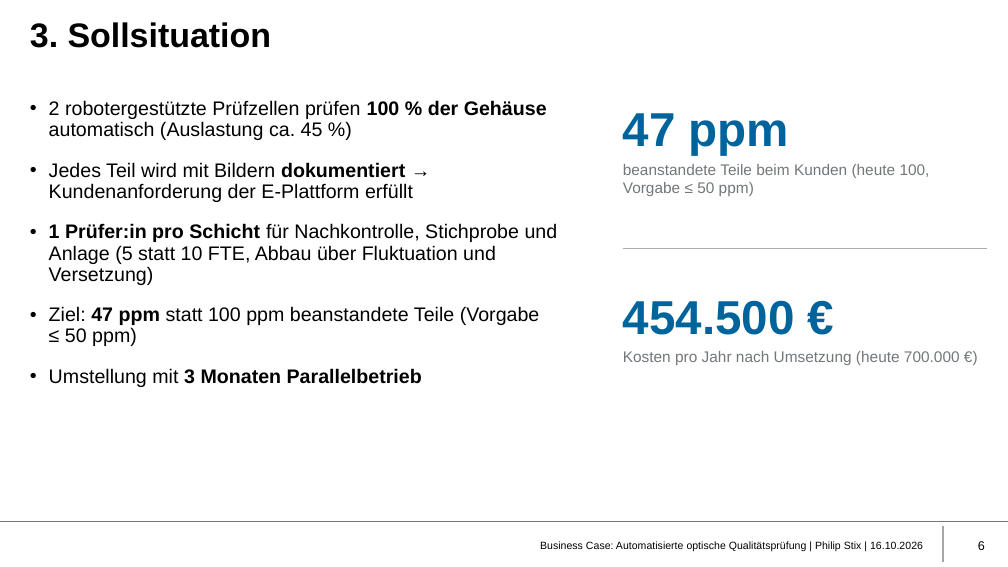
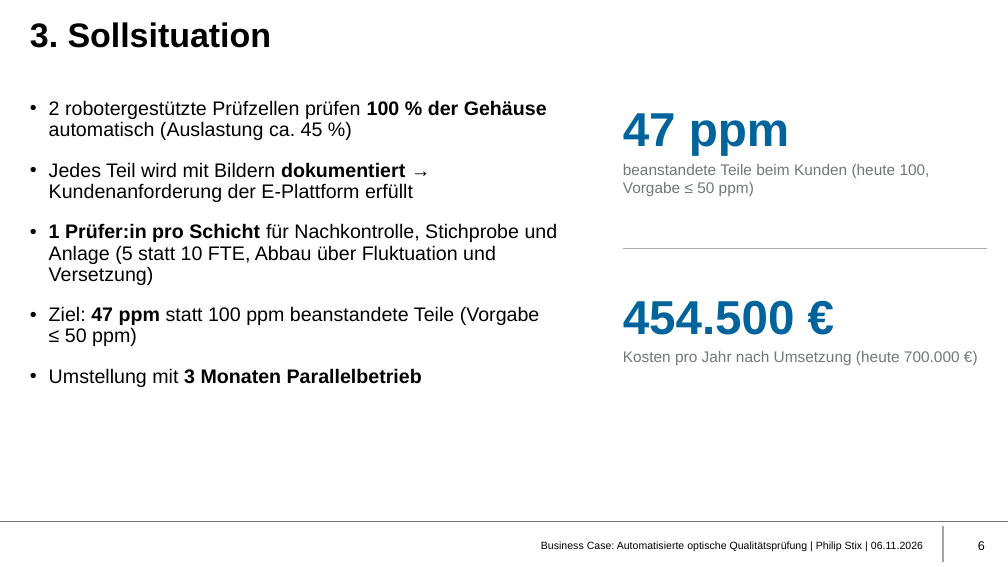
Before and after one commit to philip-stack/MRE3-bGUS, a slide deck: slide 6 of 01 Abgabe/Business Case Qualitätsprüfung - Philip Stix.pptx. Drawn at 1008x567 pixels with LibreOffice and Linux fonts; fonts in the diff are those of the drawing; background and template pictures are left out. Boxes give left, top, right and bottom in pixels: in the first picture for what was removed or moved away, otherwise in the second. Text is boxed around its words. In the diff, an @@ line names an element or a change of style, - is before the commit and + after.

```diff
--- a/01 Abgabe/Business Case Qualitätsprüfung - Philip Stix.pptx
+++ b/01 Abgabe/Business Case Qualitätsprüfung - Philip Stix.pptx
@@ text at [541, 541, 923, 551]: text changed @@
-Business Case: Automatisierte optische Qualitätsprüfung | Philip Stix | 16.10.2026
+Business Case: Automatisierte optische Qualitätsprüfung | Philip Stix | 06.11.2026
```
Also in this commit, not shown: 11 other slides changed.
